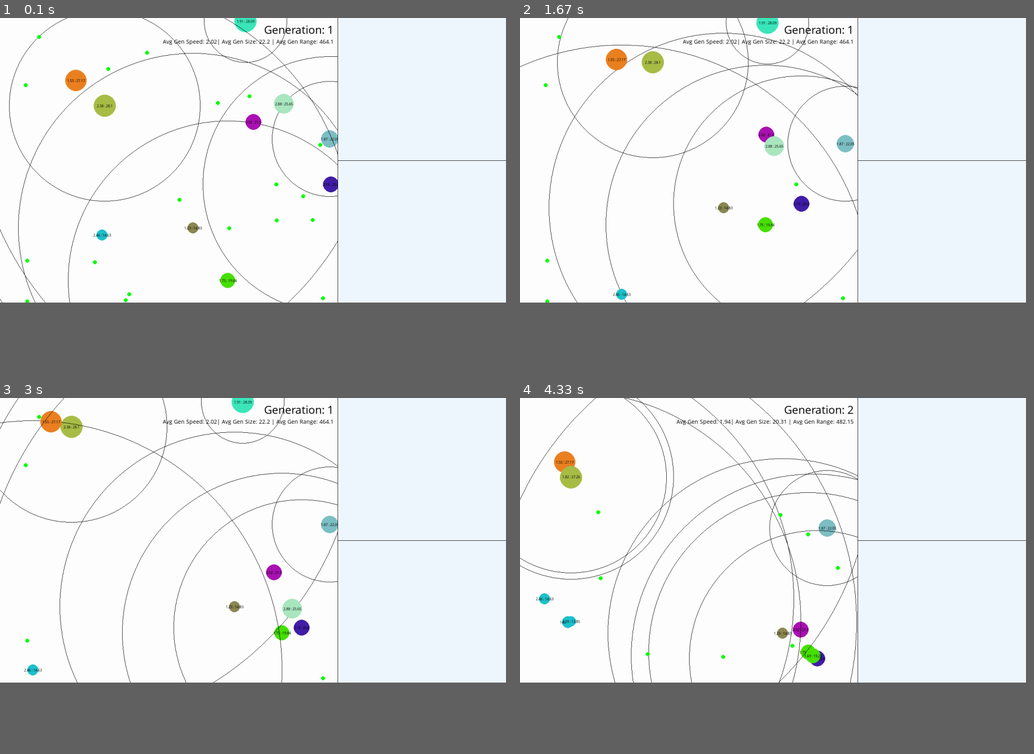
Above: before the commit, frames 1-4 (two rows, left to right).
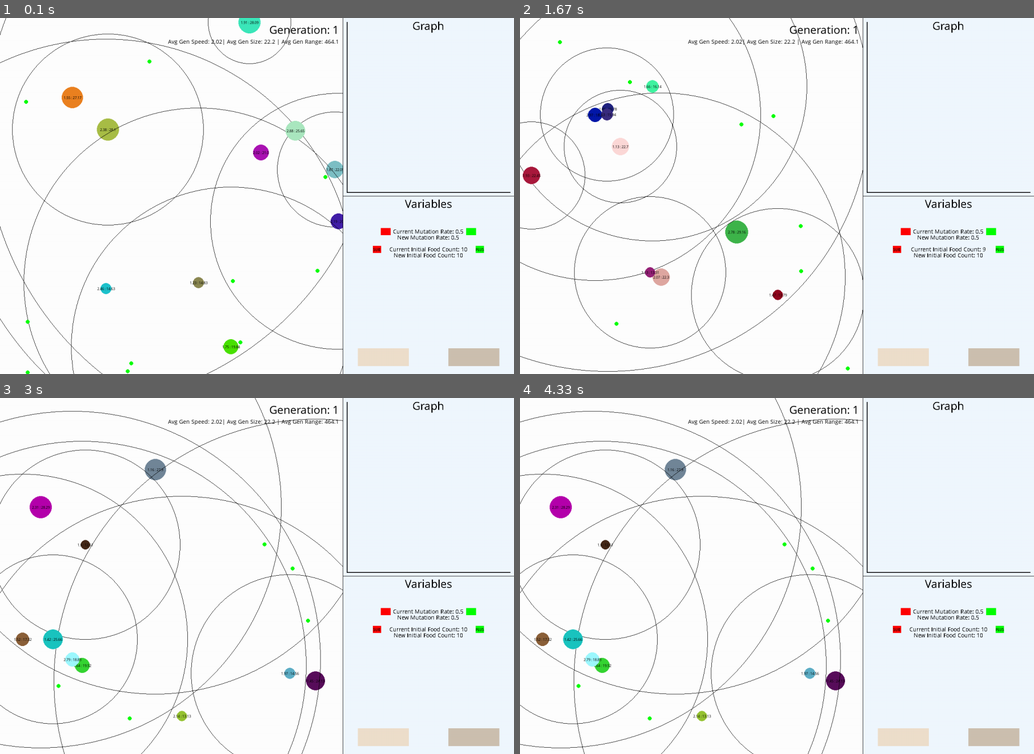
Above: after the commit, the same moments.

Repository: neil-phan/evolve
Game: pygame game, started from src/graphics.py
Two runs of this game, one before a commit and one after it. Both use one fixed random seed, a clock stepped at 60 frames per second and the inputs below.
Inputs (mouse positions are in pixels of both pictures, inside the frame that each line leads up to):
- Up to frame 1 (0.1 s): no input
- Up to frame 2 (1.67 s): press the mouse at (992, 356) at 0.37 s; move the mouse to (874, 228) at 0.47 s; release the mouse at (756, 99) at 0.6 s; press the mouse at (895, 249) at 0.7 s; move the mouse to (746, 274) at 0.8 s; release the mouse at (597, 299) at 0.93 s; click (900, 356) at 1.05 s; press the mouse at (998, 249) at 1.37 s; move the mouse to (869, 163) at 1.47 s; release the mouse at (735, 78) at 1.6 s
- Up to frame 3 (3 s): press the mouse at (380, 736) at 1.7 s; move the mouse to (226, 650) at 1.8 s; release the mouse at (66, 565) at 1.93 s; press the mouse at (472, 611) at 2.03 s; move the mouse to (380, 661) at 2.13 s; release the mouse at (292, 711) at 2.27 s; press the mouse at (385, 611) at 2.37 s; move the mouse to (236, 554) at 2.47 s; release the mouse at (92, 497) at 2.6 s; press the mouse at (472, 736) at 2.7 s; move the mouse to (313, 672) at 2.8 s; release the mouse at (149, 604) at 2.93 s
- Up to frame 4 (4.33 s): press the mouse at (998, 629) at 3.03 s; move the mouse to (812, 604) at 3.13 s; release the mouse at (622, 579) at 3.27 s; press the mouse at (895, 629) at 3.37 s; move the mouse to (777, 536) at 3.47 s; release the mouse at (658, 444) at 3.6 s; press the mouse at (905, 611) at 3.7 s; move the mouse to (859, 543) at 3.8 s; release the mouse at (807, 476) at 3.93 s; press the mouse at (992, 611) at 4.03 s; move the mouse to (812, 536) at 4.13 s; release the mouse at (633, 458) at 4.27 s
In our replay, the window is 886x498 before the commit and 900x623 after it. These sizes can differ from the game's own. Grey fills any space a smaller window leaves; there, only what the larger window draws over its background counts as a difference.

The runs differ from the first frame. In frame 1, 7.7% of the frame differs, in the area x 0-100%, y 0-100%; in frame 2, 8.0%; in frame 3, 8.3%; in frame 4, 8.6%.

Commit message:
added energy cost and new variables

Diff:
--- /dev/null
+++ b/src/graph.py
@@ -0,0 +1,58 @@
+import pygame
+
+class Graph():
+    def __init__(self, win, bounds):
+        self.win = win
+        self.x_bounds = bounds[0]
+        self.y_bounds = bounds[1]
+        self.width = self.x_bounds[1] - self.x_bounds[0]
+        self.height = self.y_bounds[1] - self.y_bounds[0]
+        self.speed_vals = []
+        self.size_vals = []
+        self.num_vals = 0
+        self.step_size = 0
+
+    def find_max_y(self):
+        max_y = -1
+        for val in self.values:
+            if val > max_y: max_y = val
+        return max_y
+
+    def draw(self):
+        # X AXIS
+        start_x = self.x_bounds[0]
+        end_x = self.x_bounds[1]
+        start_y = self.y_bounds[0]
+        end_y = self.y_bounds[1]
+
+        pygame.draw.line(self.win, 'black', (start_x+10, start_y-10), (end_x-10, start_y-10), 2)
+        pygame.draw.line(self.win, 'black', (start_x+10, start_y-10), (start_x+10, end_y+10), 2)
+
+        # DRAW POINTS
+        self.plot_vals()
+
+    def plot_vals(self):
+        if self.num_vals > 0:
+            # try and except was put in place because there was a bug where generating a new simulation,
+            # while the graph was trying to plot caused an out of bounds error, as generation simulation
+            # cleared the values in the graph
+            try:
+                for i in range(self.num_vals):
+                    x = i * self.step_size + self.x_bounds[0] + 10
+                    speed_y = self.y_bounds[0] - self.speed_vals[i] - 10
+                    size_y = self.y_bounds[0] - self.size_vals[i] - 10
+                    speed_point = (x, speed_y)
+                    size_point = (x, size_y)
+                    pygame.draw.circle(self.win, 'green', speed_point, 2)
+                    pygame.draw.circle(self.win, 'red', size_point, 2)
+            except:
+                return
+
+    def add_point(self, speed, size):
+        self.speed_vals.append(speed)
+        self.size_vals.append(size)
+        self.num_vals+=1
+        self.step_size = self.find_step_size()
+
+    def find_step_size(self):
+        return self.width // self.num_vals
--- a/src/graphics.py
+++ b/src/graphics.py
@@ -1,12 +1,13 @@
 import pygame
 from simple import organism, food
+import graph
 import random
 
 #initialize pygame
 pygame.init()
 pygame.font.init()
 # SIM_WIDTH, HEIGHT = 800, 600
-WINDOW = pygame.display.set_mode()
+WINDOW = pygame.display.set_mode((1300, 900))
 WIDTH, HEIGHT = WINDOW.get_size()
 offset = WIDTH // 3
 SIM_WIDTH = WIDTH - offset
@@ -15,13 +16,59 @@
 FPS = 60
 BG_COLOR = "white"
 INITIAL_ORGANISM_COUNT = 10
-INITIAL_FOOD_COUNT = 20
+INITIAL_FOOD_COUNT = 10
 FONT = pygame.font.SysFont('Comic Sans MS', 30)
 SUB_FONT = pygame.font.SysFont('Comic Sans MS', 15)
 
 menu_surface = pygame.Surface((offset, HEIGHT))
 menu_surface.fill('aliceblue')
 menu_rect = menu_surface.get_rect(topleft=(SIM_WIDTH, 0))
+
+graph_text_surface = FONT.render('Graph', False, 'black')
+graph_text_surface_rect = graph_text_surface.get_rect(midtop=(SIM_WIDTH+offset // 2, 0))
+variables_text_surface = FONT.render('Variables', False, 'black')
+variables_text_surface_rect = variables_text_surface.get_rect(midtop=(SIM_WIDTH+offset//2, HEIGHT//2))
+
+pause_surface = pygame.Surface((offset*0.30, HEIGHT*0.05))
+pause_surface.fill('antiquewhite3')
+pause_surface_rect = pause_surface.get_rect(bottomleft=(WIDTH-offset//2+50, HEIGHT - 20))
+
+generate_surface = pygame.Surface((offset*0.30, HEIGHT*0.05))
+generate_surface.fill('antiquewhite2')
+generate_surface_rect = generate_surface.get_rect(bottomright=(WIDTH-(offset//2)-50, HEIGHT-20))
+
+# GRAPH STUFF
+graph = graph.Graph(WINDOW, ((SIM_WIDTH, WIDTH), (HEIGHT//2, 0)))
+
+#SIMULATION OVER
+simulation_over_text = FONT.render('Simulation Over.', False, 'black')
+simulation_over_text_rect = simulation_over_text.get_rect(center=(SIM_WIDTH//2, HEIGHT//2))
+
+class Button():
+    def __init__(self, win, size, coords, color, text, font_size):
+        self.win = win
+        self.w, self.h = size
+        self.x, self.y = coords
+        self.color = color
+        self.text = text
+        self.font = pygame.font.SysFont('Comic Sans MS', font_size)
+
+        self.button_surface = pygame.Surface((self.w, self.h))
+        self.button_surface.fill(color)
+        self.button_rect = self.button_surface.get_rect(center=(self.x, self.y))
+
+        self.text_surface = self.font.render(self.text, False, 'black')
+        self.text_rect = self.text_surface.get_rect(center=(self.x, self.y))
+
+    def draw(self):
+        self.win.blit(self.button_surface, self.button_rect)
+        self.win.blit(self.text_surface, self.text_rect)
+
+    def action(self, func, variable):
+        if self.button_rect.collidepoint(pygame.mouse.get_pos()) and pygame.mouse.get_pressed()[0]:
+            return func(variable)
+        return variable
+range_plus_button= Button(WINDOW, (offset*0.06, HEIGHT*0.02), (SIM_WIDTH+offset//2-offset*0.25, HEIGHT//2+HEIGHT*0.1), 'aquamarine3', 'PLUS', 10)
 
 def make_foods(N):
     foods = []
@@ -36,15 +83,15 @@
     b = random.randrange(0, 256)
     return (r,g,b)
 
-def make_organisms(N):
+def make_organisms(N, mutation_rate):
     orgs = []
     for i in range (N):
         color = random_color()
-        org = organism.Organism(color, {'x_max': SIM_WIDTH, 'y_max': HEIGHT})
+        org = organism.Organism(color, {'x_max': SIM_WIDTH, 'y_max': HEIGHT}, mutation_rate)
         orgs.append(org)
     return orgs
 
-def generation_done(orgs):
+def generation_done(orgs, speed, size):
     for org in orgs:
         if org.num_eaten < 1:
             orgs.remove(org)
@@ -54,6 +101,10 @@
                     child = org.reproduce()
                     orgs.append(child)
             org.num_eaten = 0
+            org.reset_energy()
+
+    # UPDATE GRAPH
+    graph.add_point(speed, size)
 
 def make_graph(orgs):
     count = 0
@@ -68,7 +119,6 @@
 
     return round(average_speed / count, 2), round(average_size / count, 2), round(average_range / count, 2)
 
-
 def draw(orgs, foods, generation_num):
     WINDOW.fill(BG_COLOR)
 
@@ -92,15 +142,37 @@
         #     if org.is_eating(org2):
         #         orgs.remove(org2)
 
-    speed, size, rng = make_graph(orgs)
-    text = FONT.render(f"Generation: {generation_num}", 1, 'black')
-    graph_text = SUB_FONT.render(f"Avg Gen Speed: {speed}| Avg Gen Size: {size} | Avg Gen Range: {rng}", 1, 'black')
-    WINDOW.blit(text, (SIM_WIDTH-10-text.get_width(), 10))
-    WINDOW.blit(graph_text, (SIM_WIDTH-10-graph_text.get_width(), 50))
     WINDOW.blit(menu_surface, menu_rect)
     pygame.draw.line(WINDOW, 'black', (SIM_WIDTH, 0), (SIM_WIDTH, HEIGHT), 1)
     pygame.draw.line(WINDOW, 'black', (SIM_WIDTH, HEIGHT // 2), (WIDTH, HEIGHT // 2), 1)
-    pygame.display.update()
+
+    WINDOW.blit(graph_text_surface, graph_text_surface_rect)
+    WINDOW.blit(variables_text_surface, variables_text_surface_rect)
+    WINDOW.blit(pause_surface, pause_surface_rect)
+    WINDOW.blit(generate_surface, generate_surface_rect)
+
+def pause_simulation(paused, orgs):
+    for org in orgs:
+        org.paused = paused
+
+def generate_simulation(new_mutation_rate, food_count):
+    orgs = make_organisms(INITIAL_ORGANISM_COUNT, new_mutation_rate)
+    foods = make_foods(food_count)
+    counter = 10
+    generation_num = 1
+    paused = False
+    graph.speed_vals, graph.size_vals = [], []
+    graph.num_vals = 0
+    return orgs, foods, counter, generation_num, paused
+
+def simulation_over():
+    WINDOW.blit(simulation_over_text, simulation_over_text_rect)
+
+def subtract_food(food_count):
+    return food_count-1
+
+def add_food(food_count):
+    return food_count+1
 
 #create game loop
 def main():
@@ -108,34 +180,107 @@
     running = True
 
     counter = 15
+    mutation_rate = 0.50
+    new_mutation_rate = mutation_rate
     pygame.time.set_timer(pygame.USEREVENT, 1000)
-    orgs = make_organisms(INITIAL_ORGANISM_COUNT)
+    orgs = make_organisms(INITIAL_ORGANISM_COUNT, mutation_rate)
     foods = make_foods(INITIAL_FOOD_COUNT)
-
+    food_count = INITIAL_FOOD_COUNT
+    new_food_count = food_count
 
     generation_num = 1
+    paused = False
+
+    plus_text_surface = pygame.Surface((offset*0.06, HEIGHT*0.02))
+    plus_text_surface.fill('green')
+    plus_text_rect = plus_text_surface.get_rect(center=(SIM_WIDTH+offset//2+offset*0.25, HEIGHT//2+HEIGHT*0.1))
+    minus_surface = pygame.Surface((offset*0.06, HEIGHT*0.02))
+    minus_surface.fill('red')
+    minus_rect = minus_surface.get_rect(center=(SIM_WIDTH+offset//2-offset*0.25, HEIGHT//2+HEIGHT*0.1))
+
+    food_plus = Button(WINDOW, (offset*0.05, HEIGHT*0.02), (SIM_WIDTH+offset//2+offset*0.30, HEIGHT//2+HEIGHT*0.15), 'green', 'PLUS', 10)
+    food_minus = Button(WINDOW, (offset*0.05, HEIGHT*0.02), (SIM_WIDTH+offset//2-offset*0.30, HEIGHT//2+HEIGHT*0.15), 'red', 'SUB', 10)
+
+
+    speed, size, rng = make_graph(orgs)
     while running:
+        org_num = len(orgs)
         clock.tick(FPS) #   Caps game frames at 60fps
         for event in pygame.event.get():
+            new_food_count = food_plus.action(add_food, new_food_count)
+            new_food_count = food_minus.action(subtract_food, new_food_count)
+            if pause_surface_rect.collidepoint(pygame.mouse.get_pos()) and pygame.mouse.get_pressed()[0]:
+                paused = not paused
+                pause_simulation(paused, orgs)
+
+            if generate_surface_rect.collidepoint(pygame.mouse.get_pos()) and pygame.mouse.get_pressed()[0]:
+                mutation_rate = new_mutation_rate
+                food_count = new_food_count
+                orgs, foods, counter, generation_num, paused = generate_simulation(mutation_rate, food_count)
+
+            if plus_text_rect.collidepoint(pygame.mouse.get_pos()) and pygame.mouse.get_pressed()[0]:
+                new_mutation_rate = round(new_mutation_rate + 0.05, 2)
+
+            if minus_rect.collidepoint(pygame.mouse.get_pos()) and pygame.mouse.get_pressed()[0]:
+                if new_mutation_rate > 0:
+                    new_mutation_rate = round(new_mutation_rate - 0.05, 2)
+
             if event.type == pygame.USEREVENT:
-                counter -= 1
-
-                #reset after 15 seconds per generation
-                if counter == 0:
+                if not paused:
+                    counter -= 1
+
+                        #reset after 15 seconds per generation
+                if counter == 0 and org_num > 0:
                     generation_num+=1
-                    generation_done(orgs)
-                    foods = make_foods(10)
+                    speed, size, rng = make_graph(orgs)
+                    generation_done(orgs, speed, size)
+                    foods = make_foods(food_count)
                     counter = 15
 
             if event.type == pygame.QUIT:
                 running = False
 
+        if len(foods) == 0 and org_num > 0:
+            generation_num+=1
+            speed, size, rng = make_graph(orgs)
+            generation_done(orgs, speed, size)
+            foods = make_foods(food_count)
+            counter = 15
+
+
         draw(orgs, foods, generation_num)
-        if len(foods) == 0:
-            generation_num+=1
-            generation_done(orgs)
-            foods = make_foods(10)
-            counter = 15
+
+        # MENU VARIABLES
+        mutation_text_surface = SUB_FONT.render(f'Current Mutation Rate: {str(mutation_rate)}', False, 'black')
+        new_mutation_text_surface = SUB_FONT.render(f'New Mutation Rate: {str(new_mutation_rate)}', False, 'black')
+        mutation_text_rect = mutation_text_surface.get_rect(center=(SIM_WIDTH+offset//2, HEIGHT//2+HEIGHT*0.1))
+        new_mutation_text_rect = new_mutation_text_surface.get_rect(center=(SIM_WIDTH+offset//2, HEIGHT//2+HEIGHT*0.1+15))
+
+        food_text_surface = SUB_FONT.render(f'Current Initial Food Count: {str(food_count)}', False, 'black')
+        new_food_text_surface = SUB_FONT.render(f'New Initial Food Count: {str(new_food_count)}', False, 'black')
+        food_text_rect = food_text_surface.get_rect(center=(SIM_WIDTH+offset//2, HEIGHT//2+HEIGHT*0.15))
+        new_food_text_rect = new_food_text_surface.get_rect(center=(SIM_WIDTH+offset//2, HEIGHT//2+HEIGHT*0.15+15))
+
+        WINDOW.blit(mutation_text_surface, mutation_text_rect)
+        WINDOW.blit(new_mutation_text_surface, new_mutation_text_rect)
+        WINDOW.blit(plus_text_surface, plus_text_rect)
+        WINDOW.blit(minus_surface, minus_rect)
+
+        WINDOW.blit(food_text_surface, food_text_rect)
+        WINDOW.blit(new_food_text_surface, new_food_text_rect)
+        food_plus.draw()
+        food_minus.draw()
+
+        # GRAPH
+        text = FONT.render(f"Generation: {generation_num}", 1, 'black')
+        graph_text = SUB_FONT.render(f"Avg Gen Speed: {speed}| Avg Gen Size: {size} | Avg Gen Range: {rng}", 1, 'black')
+        WINDOW.blit(text, (SIM_WIDTH-10-text.get_width(), 10))
+        WINDOW.blit(graph_text, (SIM_WIDTH-10-graph_text.get_width(), 50))
+        graph.draw()
+
+        if org_num == 0:
+            simulation_over()
+        pygame.display.update()
 
 if __name__ == '__main__':
     main()
--- a/src/simple/organism.py
+++ b/src/simple/organism.py
@@ -8,7 +8,6 @@
 class Organism:
     FULL_AMOUNT = 2
     FONT = pygame.font.SysFont('Comic Sans MS', 10)
-    MUTATION_RATE = 0.30
 
     # FONT = pygame.font.SysFont('Comic Sans MS', 20)
     """
@@ -27,7 +26,7 @@
     peripheral (int): the angle of view the organism can see
     fitness (int): how much food the organism has consumed
     """
-    def __init__(self, color, env_map, coords=None, range=None, speed=None, rad=None):
+    def __init__(self, color, env_map, mutation_rate, coords=None, range=None, speed=None, rad=None):
         """
         Initializes an organism object in a random.uniform (x, y) location on env_map.
 
@@ -38,18 +37,24 @@
         name (str): the name of the organism, default is None
         """
         # Environmental starting traits
+        self.mutation_rate = mutation_rate
         self.range = range if range != None else random.randrange(100, 800)
+        self.paused = False
         self.color = color
         self.speed = speed if speed != None else random.uniform(1,3)
         self.rad = rad if rad != None else random.uniform(10,30)
         self.num_eaten = 0
         self.r = random.uniform(0, 360)                                       # View
+        self.energy = 100000
+        self.energy_cost = self.get_energy_cost()
+
         if coords == None:
             self.x = random.randrange(0, env_map['x_max'])                       # Starting X
             self.y = random.randrange(0, env_map['y_max'])                       # Starting Y
         else:
             self.x = coords[0]
             self.y = coords[1]
+
         self.text = self.FONT.render(f'{round(self.speed, 2)} : {round(self.rad, 2)}', 1, 'black')
         # text = FONT.render("{V}, 1, 'black')
 
@@ -76,15 +81,16 @@
         return False
 
     def move(self, xmax, ymax):
-        self.x += random.uniform(-self.speed, self.speed)
-        self.y += random.uniform(-self.speed, self.speed)
-        # Set the bounds
-        if self.x < 0: self.x = 0
-        elif self.x > xmax: self.x = xmax
-        if self.y < 0: self.y = 0
-        elif self.y > ymax: self.y = ymax
+        if not self.paused:
+            self.x += random.uniform(-self.speed, self.speed)
+            self.y += random.uniform(-self.speed, self.speed)
+            # Set the bounds
+            if self.x < 0: self.x = 0
+            elif self.x > xmax: self.x = xmax
+            if self.y < 0: self.y = 0
+            elif self.y > ymax: self.y = ymax
 
-        self.center = (self.x, self.y)
+            self.center = (self.x, self.y)
 
     def length(self, x, y):
         return (x**2 + y**2) ** 0.5
@@ -94,20 +100,22 @@
         return x/_len, y/_len
 
     def target_move(self, foods, xmax, ymax):
-        pos = pygame.math.Vector2(self.x, self.y)
-        closest_food = min([food for food in foods], key=lambda food: pos.distance_to(pygame.math.Vector2(food.x, food.y)))
+        if not self.paused and self.energy > 0:
+            self.energy -= self.energy_cost
+            pos = pygame.math.Vector2(self.x, self.y)
+            closest_food = min([food for food in foods], key=lambda food: pos.distance_to(pygame.math.Vector2(food.x, food.y)))
 
-        fx, fy = closest_food.x, closest_food.y
+            fx, fy = closest_food.x, closest_food.y
 
-        # fx, fy = foods[0].x, foods[0].y
-        dx, dy = fx - self.x, fy - self.y
-        _len = self.length(dx, dy)
-        direction = self.norm(dx, dy)
-        if _len <= self.range:
-            self.x += direction[0] * self.speed
-            self.y += direction[1] * self.speed
-        else:
-            self.move(xmax, ymax)
+            # fx, fy = foods[0].x, foods[0].y
+            dx, dy = fx - self.x, fy - self.y
+            _len = self.length(dx, dy)
+            direction = self.norm(dx, dy)
+            if _len <= self.range:
+                self.x += direction[0] * self.speed
+                self.y += direction[1] * self.speed
+            else:
+                self.move(xmax, ymax)
 
 
     def mouse_move(self):
@@ -123,18 +131,27 @@
         dist = self.get_distance(obj)
         if dist <= obj.rad + self.rad and self.rad > obj.rad*1.25:
             self.num_eaten+=1
+            self.energy+=100000
             return True
         return False
 
     def reproduce(self):
         child = Organism(self.color,
                         {'x_max':1, 'y_max':1},
+                        self.mutation_rate,
                         (self.x+10, self.y+10),
-                         self.range * random.uniform(1-self.MUTATION_RATE, 1+self.MUTATION_RATE),
-                         self.speed * random.uniform(1-self.MUTATION_RATE, 1+self.MUTATION_RATE),
-                         self.rad * random.uniform(1-self.MUTATION_RATE, 1+self.MUTATION_RATE)
+                         self.range * random.uniform(1-self.mutation_rate, 1+self.mutation_rate),
+                         self.speed * random.uniform(1-self.mutation_rate, 1+self.mutation_rate),
+                         self.rad * random.uniform(1-self.mutation_rate, 1+self.mutation_rate)
                         )
         return child
 
+    def get_energy_cost(self):
+        energy_cost = 0.5 * self.rad * (self.speed**2)
+        return energy_cost
+
+    def reset_energy(self):
+        self.energy = 100000
+
     def think(self):
         pass
